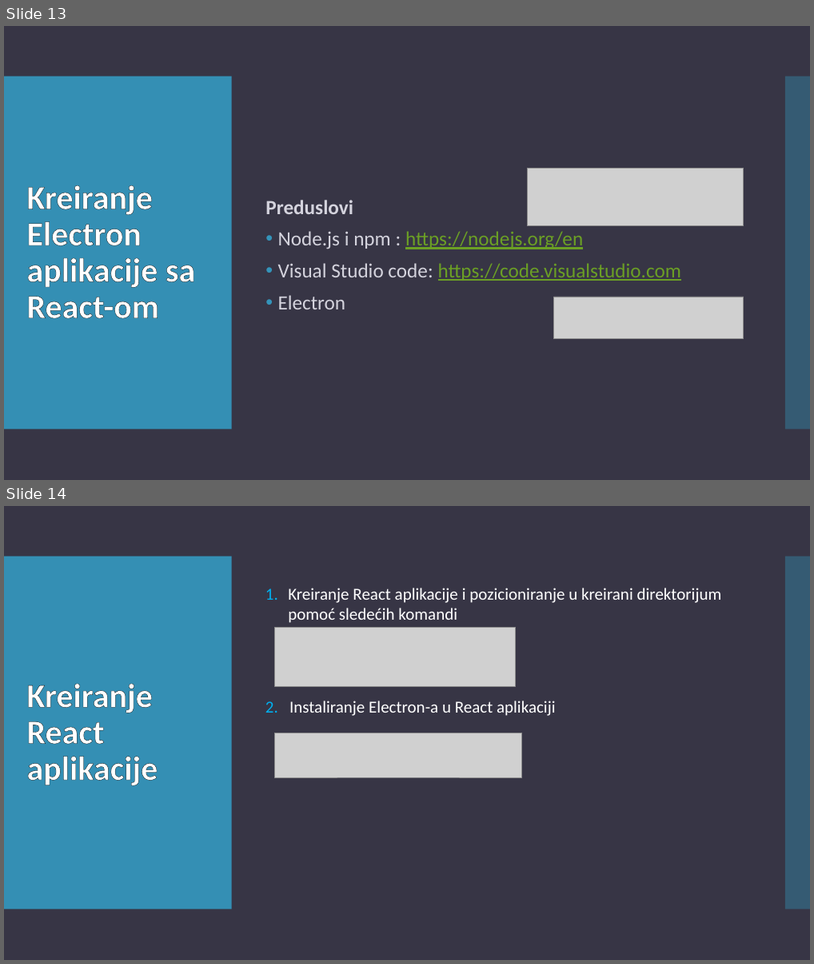
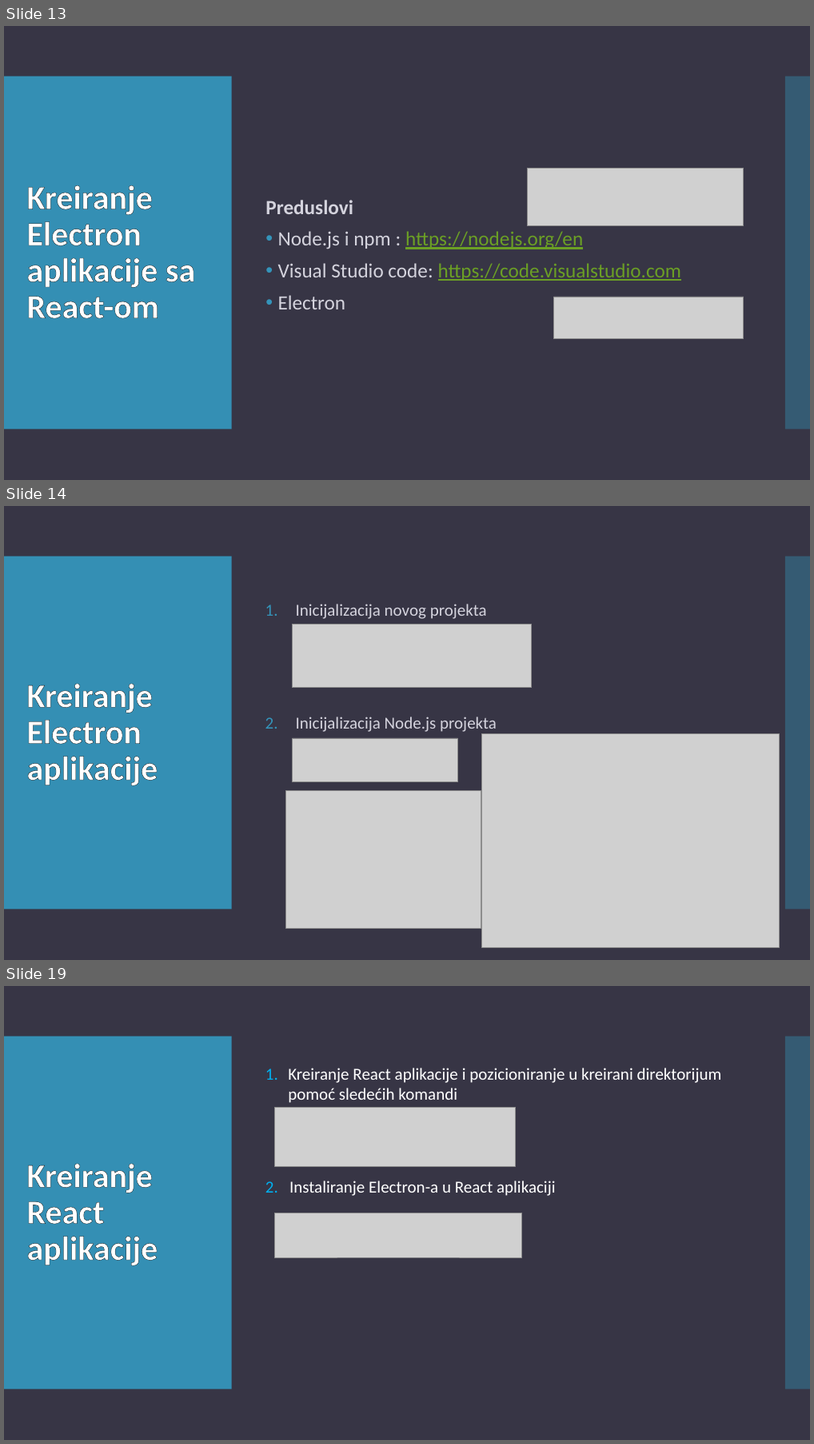
Before and after one commit to teodora18040cvetkovic/electron_react, a slide deck: Electron.pptx. Shown one above the other, each under a label of ours: slides 13 and 14 before the commit, slides 13, 14 and 19 after it; the slides between them are not shown. The pictures are 814x964 and 814x1444 pixels, drawn with LibreOffice and Linux fonts; fonts in the diff are those of the drawing; grey boxes stand for pictures. Boxes give left, top, right and bottom in pixels: in the first picture for what was removed or moved away, otherwise in the second. Text is boxed around its words. In the diff, an @@ line names an element or a change of style, - is before the commit and + after.

```diff
--- a/Electron.pptx
+++ b/Electron.pptx
@@ slide 14 added at (4, 506, 810, 960), background #373545; not listed: 2 template elements that a slide beside it also shows @@
@@ picture added at (293, 624, 532, 688) @@
@@ text added at (296, 604, 497, 734), 20 pt, text #D4D3DD @@
+1. Inicijalizacija novog projekta
+2. Inicijalizacija Node.js projekta
@@ title added at (26, 684, 158, 786), 40 pt, text #FFFFFF, bold @@
+Kreiranje Electron aplikacije
@@ picture added at (293, 738, 458, 781) @@
@@ picture added at (482, 733, 779, 948) @@
@@ picture added at (286, 790, 482, 928) @@
@@ what was slide 14 is now slide 19 @@
```
Also in this commit, not shown: 2 slides changed, 4 other slides added.
